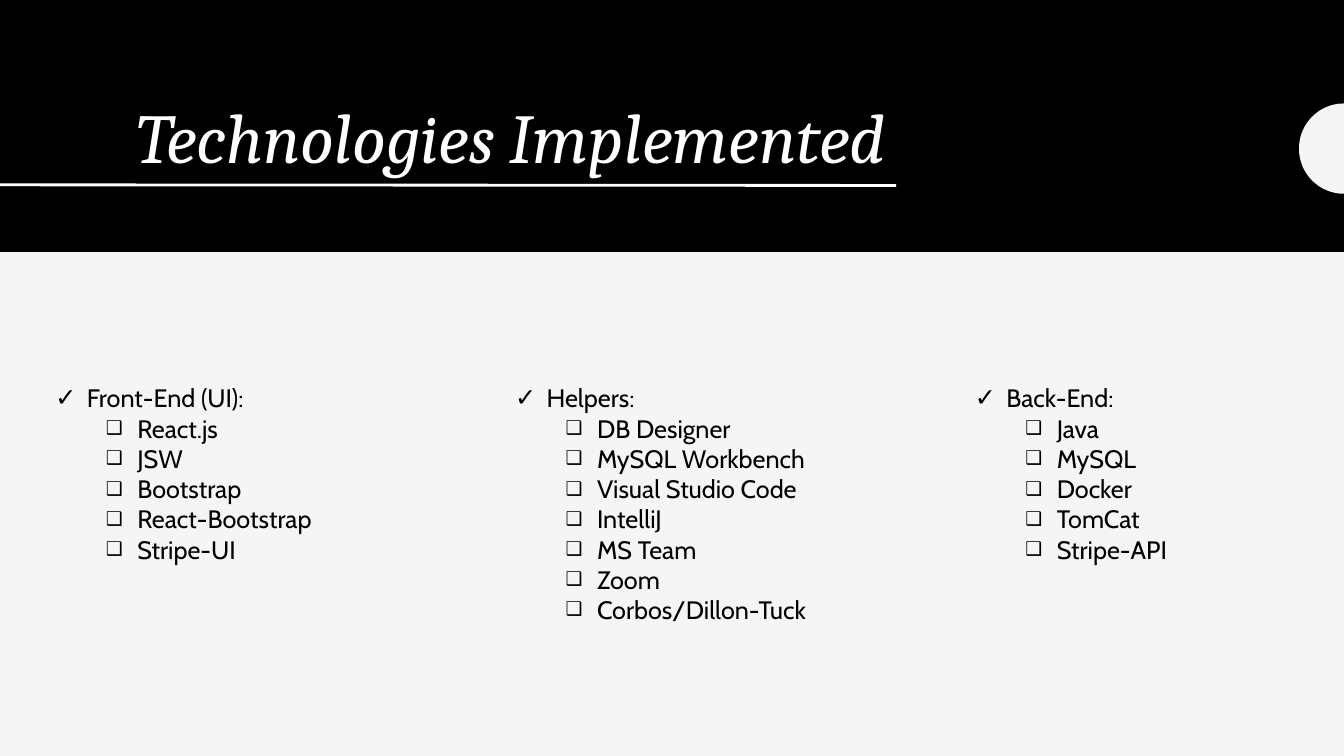
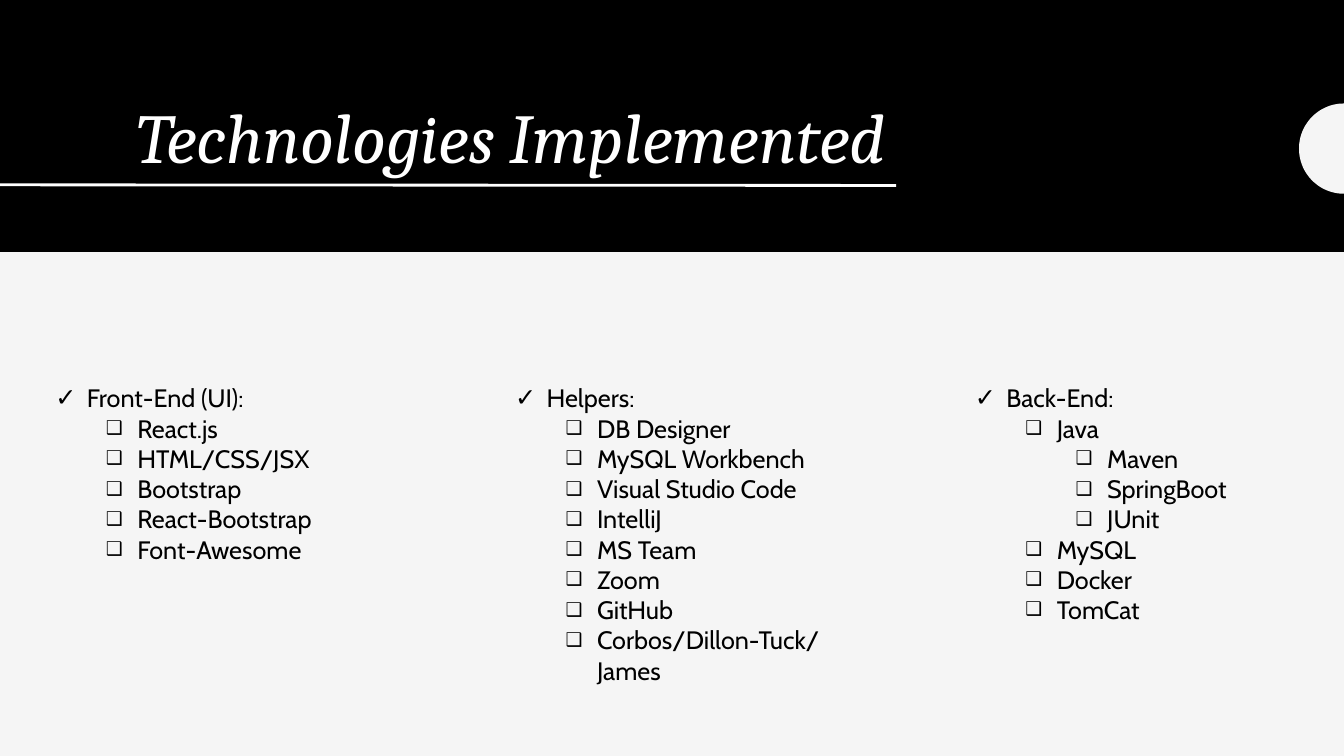
Before and after one commit to AveriBean/MAD-Collections, a slide deck: slide 5 of MADCollective.pptx. Drawn at 1344x756 pixels with LibreOffice and Linux fonts; fonts in the diff are those of the drawing. Boxes give left, top, right and bottom in pixels: in the first picture for what was removed or moved away, otherwise in the second. Text is boxed around its words. In the diff, an @@ line names an element or a change of style, - is before the commit and + after.

```diff
--- a/MADCollective.pptx
+++ b/MADCollective.pptx
@@ text at (137,450,309,473): text changed @@
-  ❑ JSW
+  ❑ HTML/CSS/JSX
@@ text at (1107,450,1226,533): paragraphs added @@
+    ❑ Maven
+    ❑ SpringBoot
+    ❑ JUnit
@@ text at (137,541,301,560): text changed @@
-  ❑ Stripe-UI
+  ❑ Font-Awesome
@@ text at (1057,541,1167,565): paragraph removed @@
-  ❑ Stripe-API
@@ text at (597,600,819,685): text changed @@
-  ❑ Corbos/Dillon-Tuck
+  ❑ GitHub
+  ❑ Corbos/Dillon-Tuck/James
```
Also in this commit, not shown: 4 other slides changed, 17 other files.
